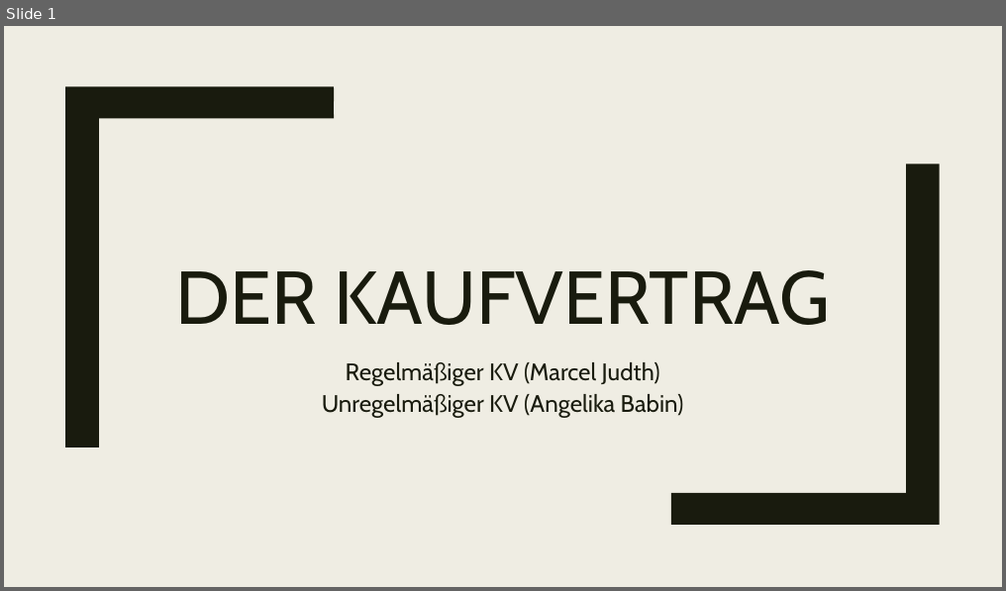
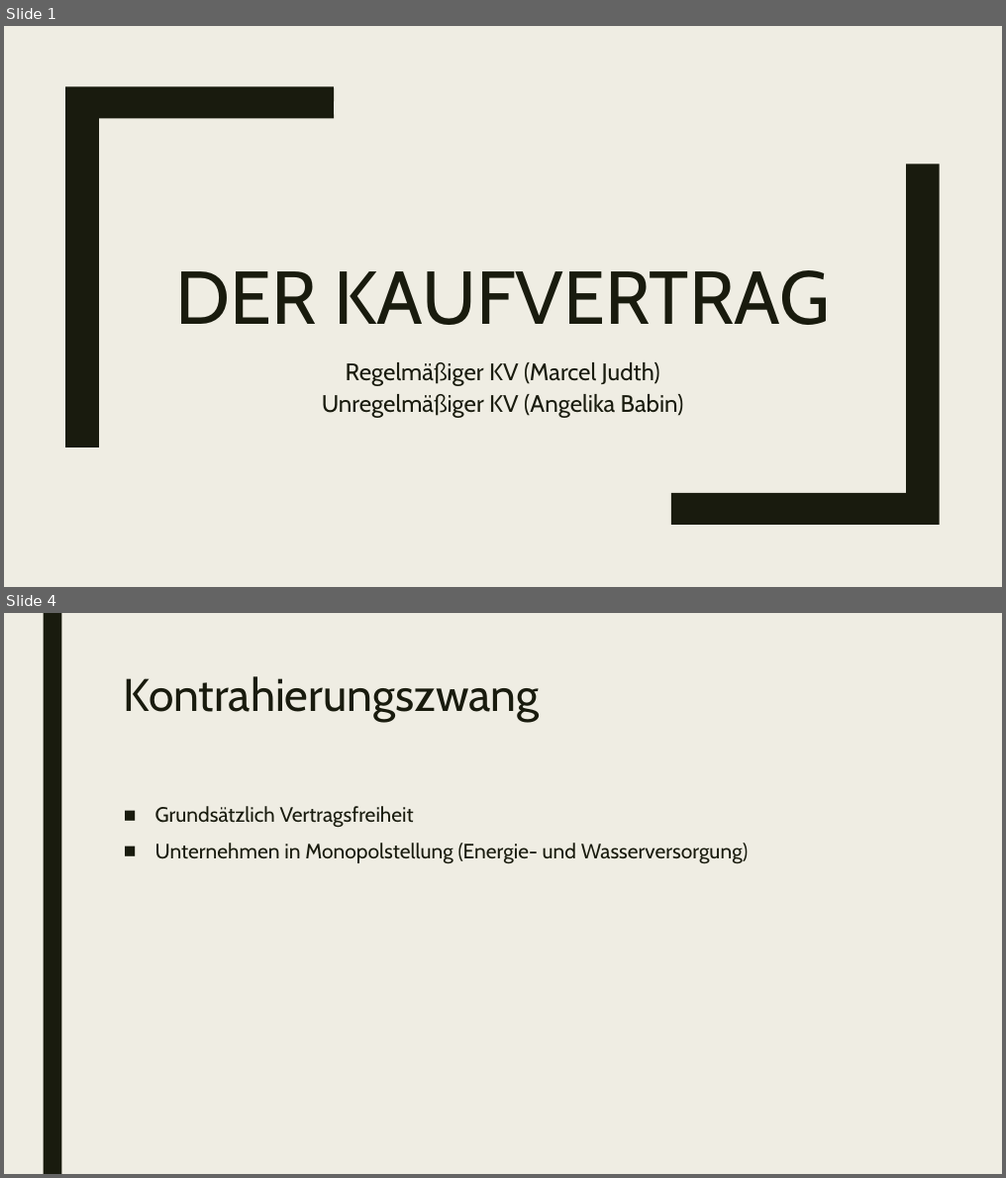
Before and after one commit to Judth34/Schule, a slide deck: 5.AHIFS/BWM2/Kaufvertrag_Referat.pptx. Shown one above the other, each under a label of ours: slide 1 before the commit, slides 1 and 4 after it; the slides between them are not shown. The pictures are 1006x591 and 1006x1178 pixels, drawn with LibreOffice and Linux fonts; fonts in the diff are those of the drawing. Boxes give left, top, right and bottom in pixels: in the first picture for what was removed or moved away, otherwise in the second. Text is boxed around its words. In the diff, an @@ line names an element or a change of style, - is before the commit and + after.

```diff
--- a/5.AHIFS/BWM2/Kaufvertrag_Referat.pptx
+++ b/5.AHIFS/BWM2/Kaufvertrag_Referat.pptx
@@ slide 4 added at (x1=4, y1=613, x2=1002, y2=1174), background #EFEDE3 @@
@@ rectangle added at (x1=43, y1=613, x2=61, y2=1174), fill #191B0E @@
@@ title added at (x1=124, y1=676, x2=540, y2=722), 44 pt, text #191B0E @@
+Kontrahierungszwang
@@ text added at (x1=155, y1=806, x2=748, y2=864), 20 pt, text #191B0E @@
+■ Grundsätzlich Vertragsfreiheit
+■ Unternehmen in Monopolstellung (Energie- und Wasserversorgung)
```
Also in this commit, not shown: 19 other slides added, 2 slides removed, 8 other files.
